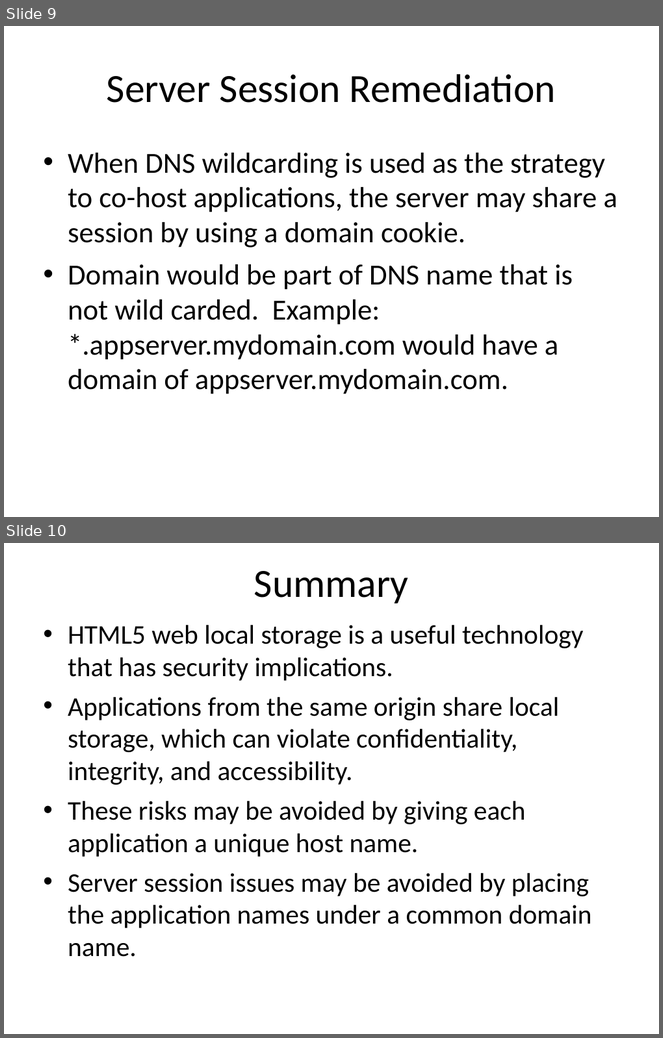
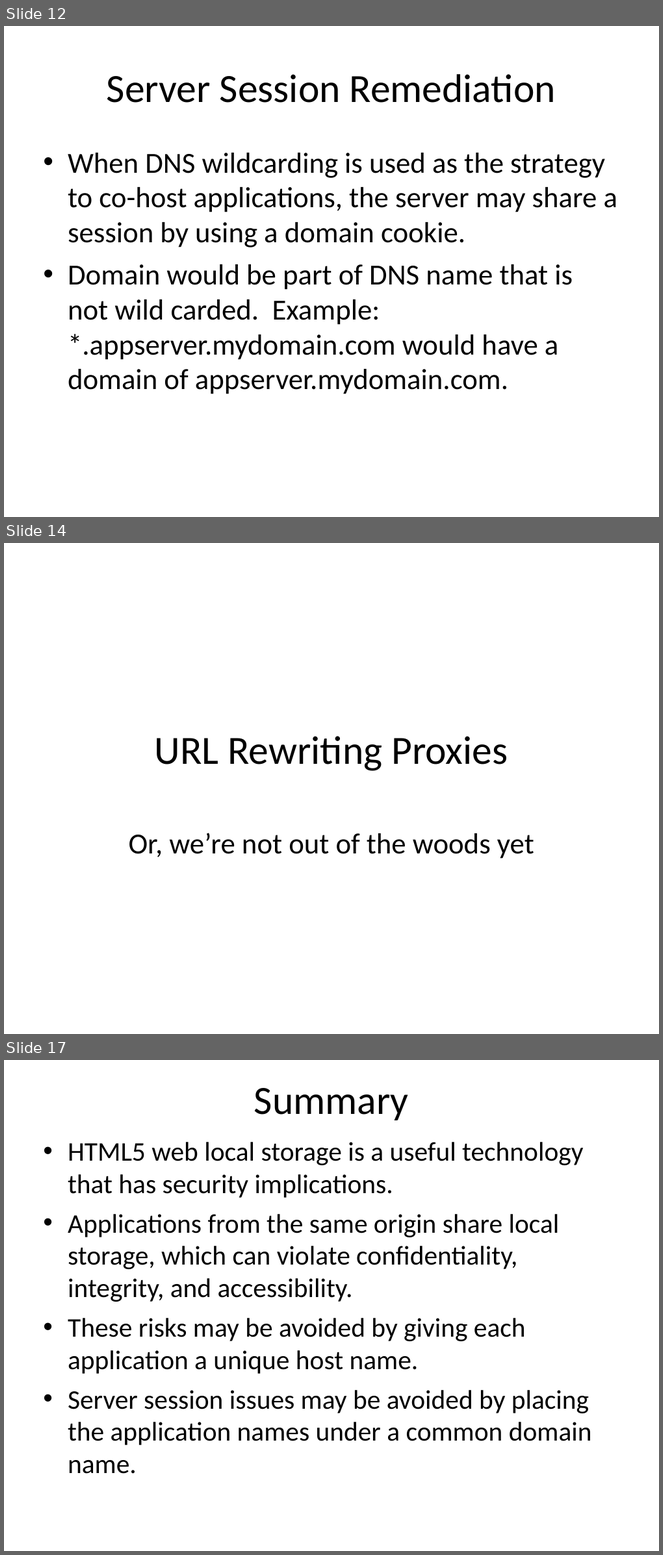
Before and after one commit to EdCharbeneau/CodePaLOUsa, a slide deck: 2013/LocalStorageSecurity/LocalStoragePresentation.ppt. Shown one above the other, each under a label of ours: slides 9 and 10 before the commit, slides 12, 14 and 17 after it; the slides between them are not shown. The pictures are 663x1038 and 663x1555 pixels, drawn with LibreOffice and Linux fonts; fonts in the diff are those of the drawing. Boxes give left, top, right and bottom in pixels: in the first picture for what was removed or moved away, otherwise in the second. Text is boxed around its words. In the diff, an @@ line names an element or a change of style, - is before the commit and + after.

```diff
--- a/2013/LocalStorageSecurity/LocalStoragePresentation.ppt
+++ b/2013/LocalStorageSecurity/LocalStoragePresentation.ppt
@@ slide 14 added at <box>4,543,659,1034</box>, background #FFFFFF @@
@@ title added at <box>155,736,508,771</box>, 44 pt, text #000000 @@
+URL Rewriting Proxies
@@ subtitle added at <box>129,833,534,859</box>, 32 pt, text #000000 @@
+Or, we’re not out of the woods yet
@@ what was slide 9 is now slide 12 @@
@@ what was slide 10 is now slide 17 @@
```
Also in this commit, not shown: 3 slides changed, 7 other slides added, 1 slide removed, 6 other files.
